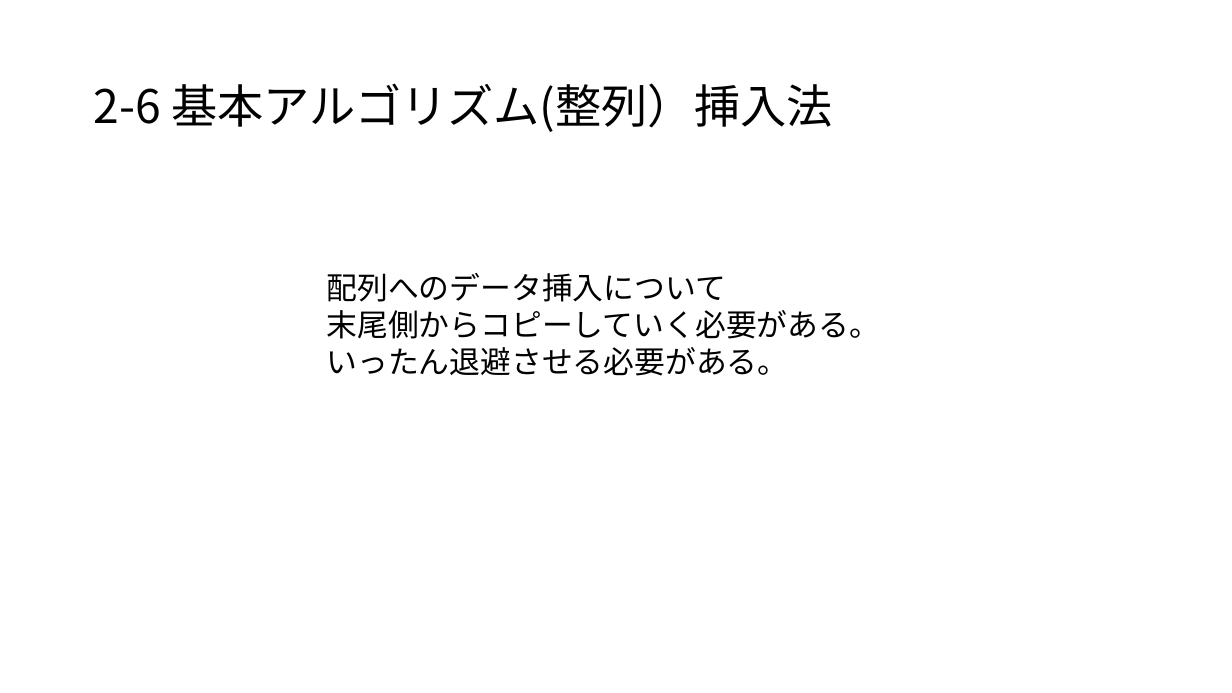
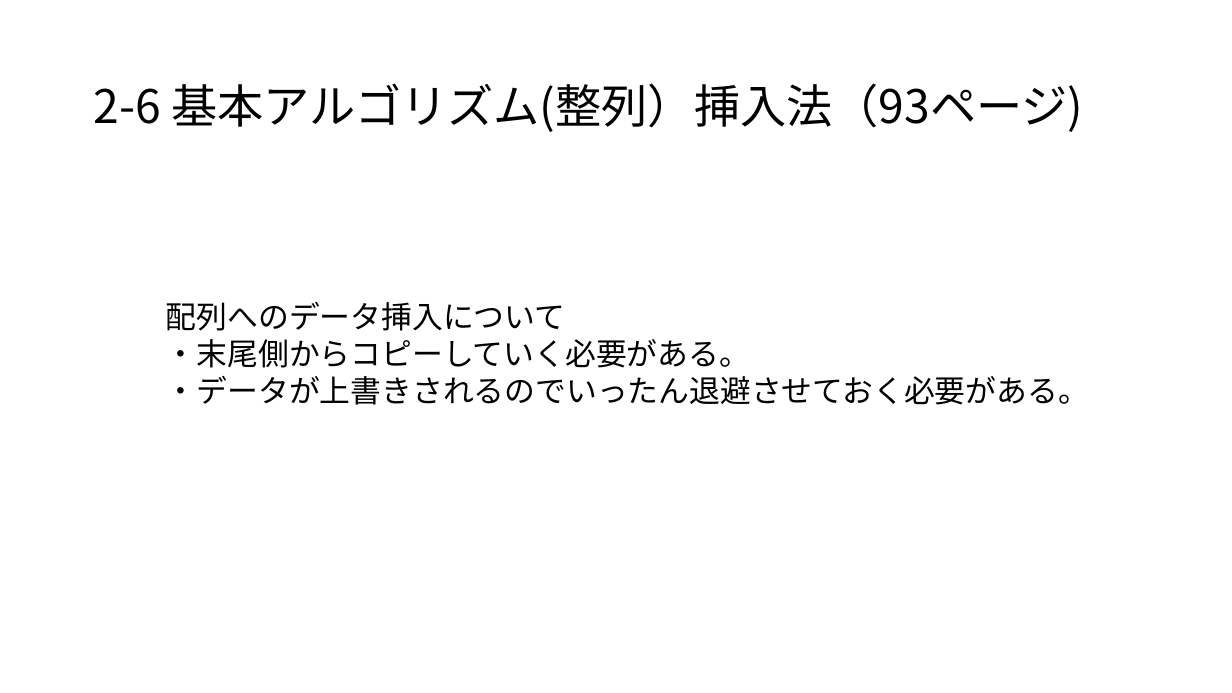
Before and after one commit to masakage/algorithm, a slide deck: slide 3 of docs/第12回挿入法による整列・再起処理.pptx. Drawn at 1232x693 pixels with LibreOffice and Linux fonts; fonts in the diff are those of the drawing. Boxes give left, top, right and bottom in pixels: in the first picture for what was removed or moved away, otherwise in the second. Text is boxed around its words. In the diff, an @@ line names an element or a change of style, - is before the commit and + after.

Commit message:
modified

```diff
--- a/docs/第12回挿入法による整列・再起処理.pptx
+++ b/docs/第12回挿入法による整列・再起処理.pptx
@@ title at (94,83,1084,132): text changed @@
-2-6 基本アルゴリズム(整列）挿入法
+2-6 基本アルゴリズム(整列）挿入法（93ページ)
@@ text "配列へのデータ挿入について": place and size @@
-text "配列へのデータ挿入について" at (327,273,880,376)
+text "配列へのデータ挿入について" at (166,302,1089,405)
@@ text at (166,339,1089,405): text changed @@
-末尾側からコピーしていく必要がある。
-いったん退避させる必要がある。
+・末尾側からコピーしていく必要がある。
+・データが上書きされるのでいったん退避させておく必要がある。
```
Also in this commit, not shown: 4 slides added.
